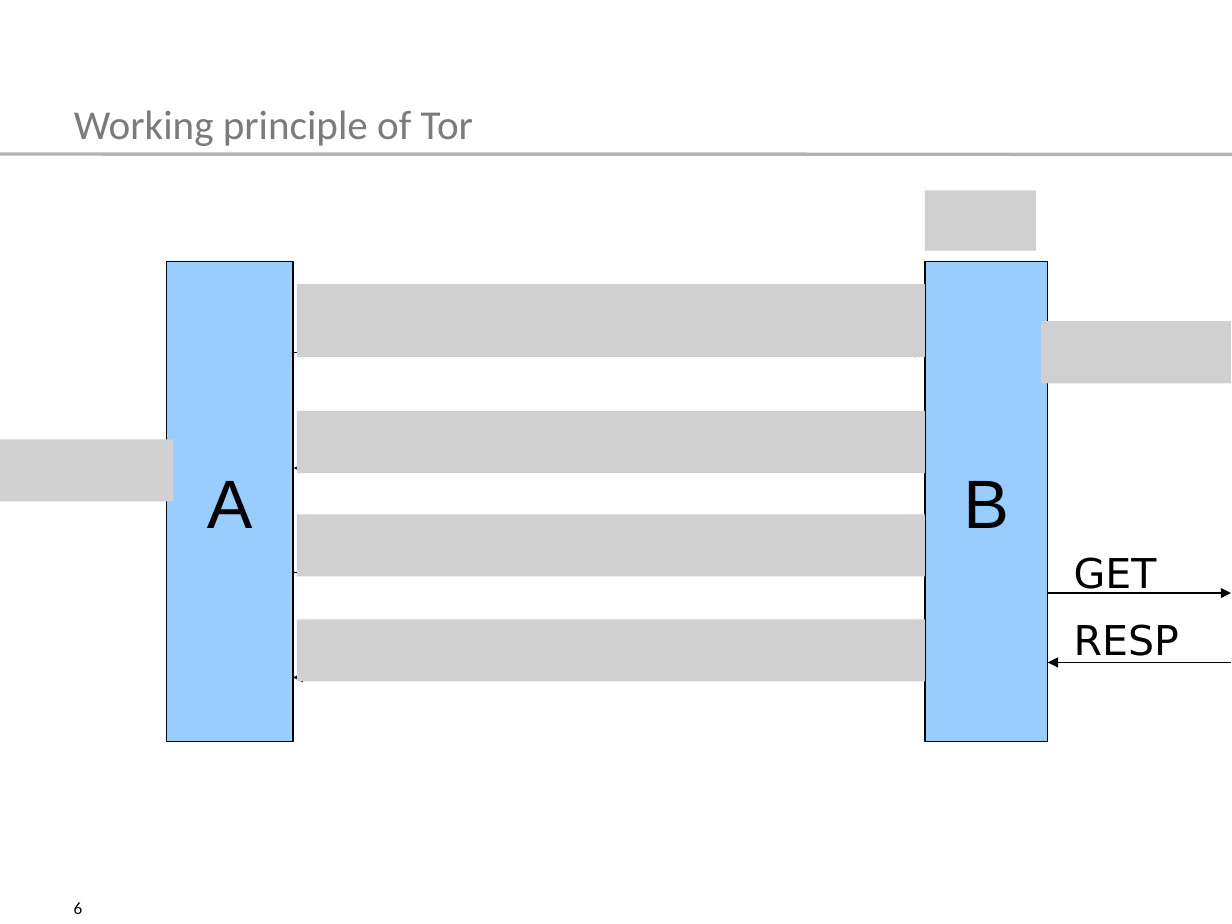
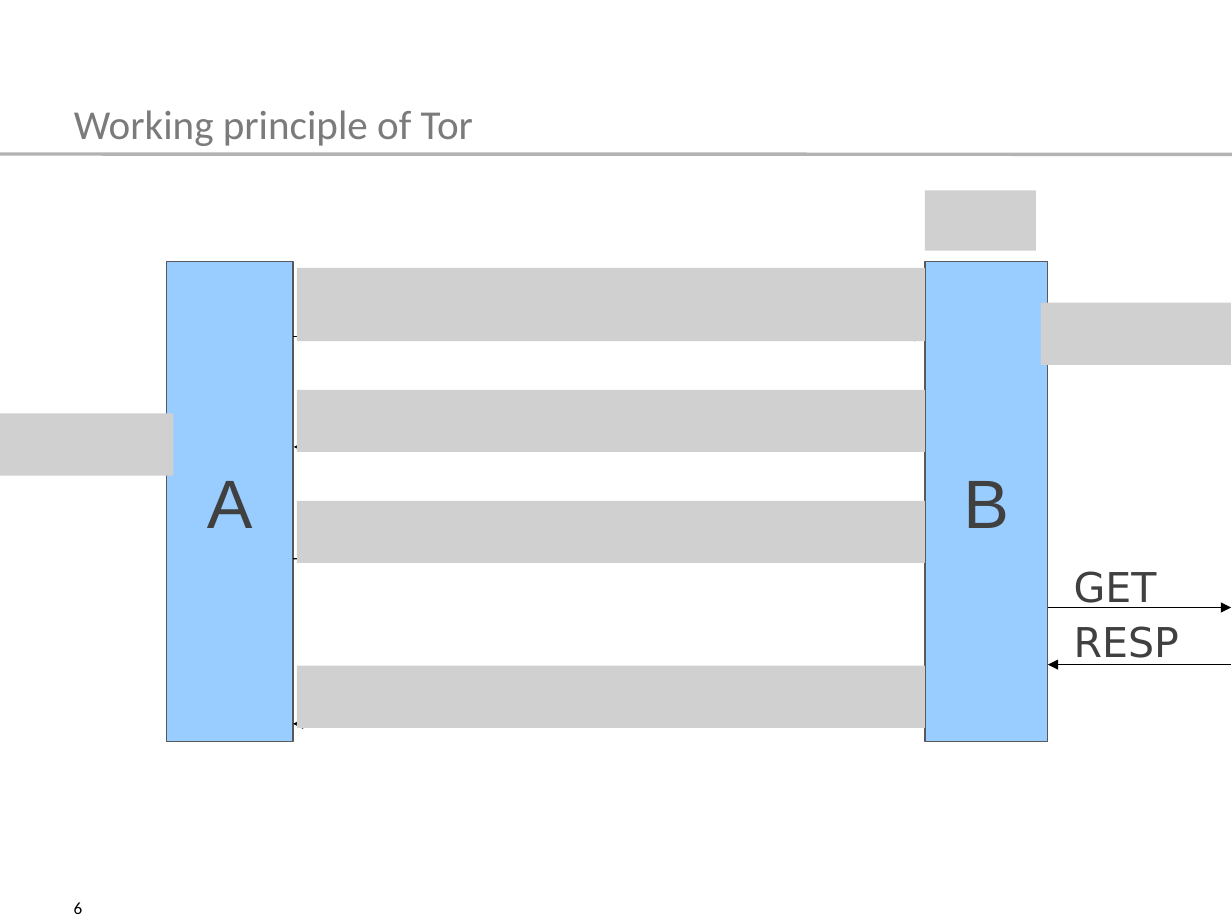
Before and after one commit to tompetersen/ski-tor, a slide deck: slide 6 of presentation/TemplateSlides2016.pptx. Drawn at 1232x924 pixels with LibreOffice and Linux fonts; fonts in the diff are those of the drawing; grey boxes stand for pictures. Boxes give left, top, right and bottom in pixels: in the first picture for what was removed or moved away, otherwise in the second. Text is boxed around its words. In the diff, an @@ line names an element or a change of style, - is before the commit and + after.

Commit message:
Updated slides

```diff
--- a/presentation/TemplateSlides2016.pptx
+++ b/presentation/TemplateSlides2016.pptx
@@ rectangle "A" at (166, 261, 293, 742): text colour #000000 to #404040; outline #000000 0.75 pt to #5A5A5A 0.75 pt @@
@@ 2 pictures, 1 arrow: place and size @@
-2 pictures, 1 arrow at (293, 285, 925, 575)
+2 pictures, 1 arrow at (293, 269, 925, 562)
@@ rectangle "B" at (925, 261, 1048, 742): text colour #000000 to #404040; outline #000000 0.75 pt to #5A5A5A 0.75 pt @@
@@ 2 pictures, 1 arrow: place and size @@
-2 pictures, 1 arrow at (293, 322, 1231, 473)
+2 pictures, 1 arrow at (293, 303, 1231, 451)
@@ picture: place and size @@
-picture at (0, 440, 172, 501)
+picture at (0, 414, 172, 476)
@@ arrow moved from (293, 573) - (925, 570) to (293, 559) - (925, 558) @@
@@ text "GET" at (1074, 571, 1157, 608): text colour #000000 to #404040 @@
@@ text "GET": place and size @@
-text "GET" at (1074, 557, 1157, 594)
+text "GET" at (1074, 571, 1157, 608)
@@ picture removed at (297, 620, 925, 681) @@
@@ arrow moved from (1047, 593) - (1231, 593) to (1047, 607) - (1231, 607) @@
@@ text "RESP" at (1074, 626, 1179, 665): text colour #000000 to #404040 @@
@@ picture added at (297, 665, 925, 727) @@
@@ arrow moved from (293, 678) - (925, 678) to (293, 724) - (925, 724) @@
```
Also in this commit, not shown: 2 other slides changed.
